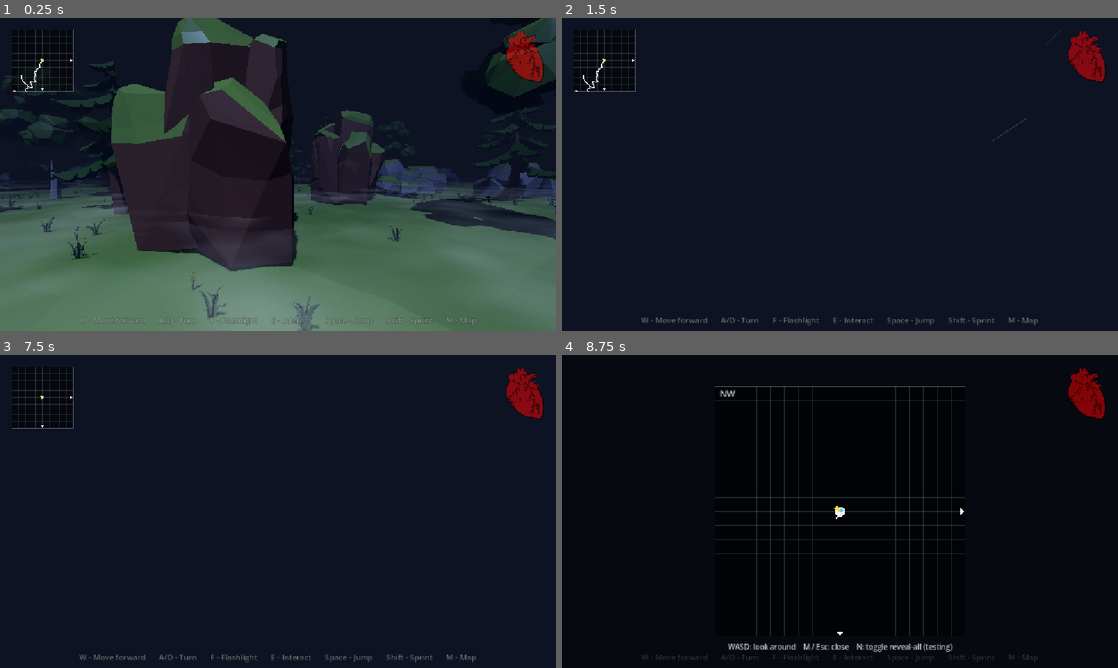
Above: before the commit, frames 1-4 (two rows, left to right).
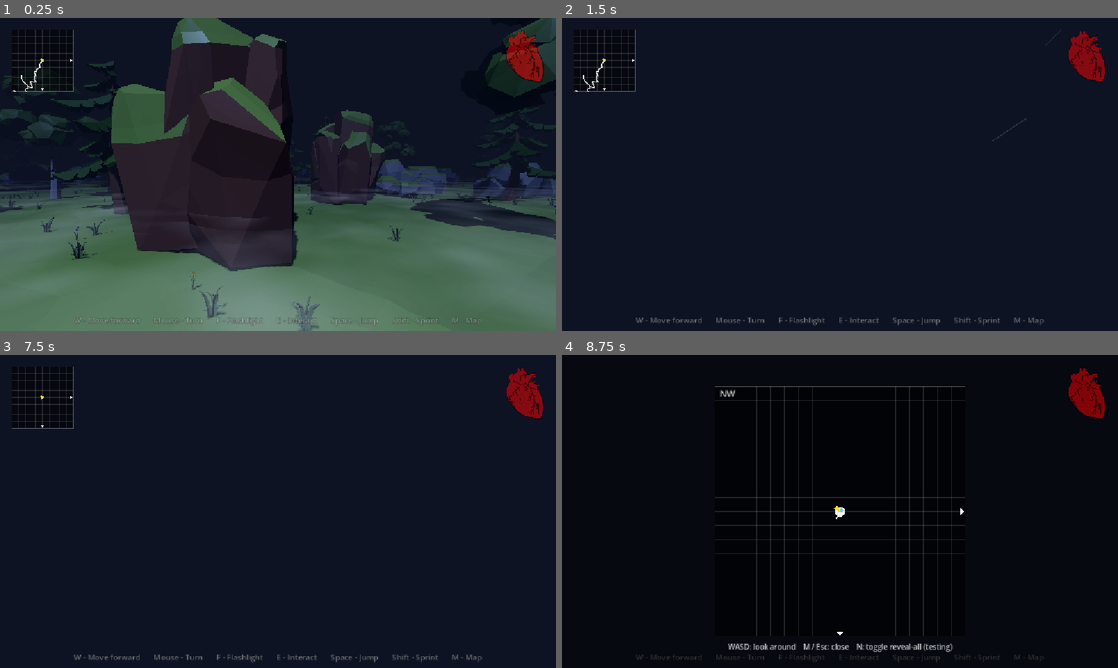
Above: after the commit, the same moments.

Repository: nglewis33/GodotWildJam
Game: Godot game, scene res://scenes/levels/test.tscn
Same seed, same stepped clock (60 frames per second), same inputs: the game is played once before the commit and once after it.
Inputs (mouse positions are in pixels of both pictures, inside the frame that each line leads up to):
- Up to frame 1 (0.25 s): no input
- Up to frame 2 (1.5 s): tap Enter at 0.5 s; move the mouse to (867, 174) at 0.52 s; hold W from 0.53 s (still down); tap Q at 0.6 s; tap Space at 0.77 s; move the mouse to (812, 174) at 1.27 s; tap R at 1.35 s
- Up to frame 3 (7.5 s): tap Space at 1.52, 2, 3.02, 3.5, 3.77, 4.52, 5, 6.02, 6.77 s; move the mouse to (289, 505) at 2.02 s; hold F 2.03-2.78 s; tap Enter at 2.75, 4.25, 5.85 s; move the mouse to (272, 517) at 2.77 s; tap Shift at 2.85 s; move the mouse to (316, 514) at 3.52 s; tap T at 3.6 s; move the mouse to (233, 508) at 4.27 s; tap Y at 4.35 s; move the mouse to (283, 511) at 5.02 s; tap E at 5.1 s; move the mouse to (255, 505) at 5.77 s; release W at 5.78 s; hold D 5.78-6.53 s; move the mouse to (305, 511) at 6.52 s; hold W from 6.53 s (still down); tap Keypad Enter at 6.6 s; move the mouse to (250, 511) at 7.27 s; tap N at 7.35 s
- Up to frame 4 (8.75 s): keep holding W; tap Space at 7.52 s; move the mouse to (851, 505) at 8.02 s; tap M at 8.1 s

The runs differ from the first frame. In frame 1, 0.2% of the frame differs, in the area x 13-87%, y 95-98%; in frame 2, 0.5%, in the area x 13-87%, y 95-99%; in frame 3, 0.5%; in frame 4, 0.2%.

Commit message:
Controls hint in main (flashlight reminder after the stranger), Mouse-turn text, ellipsis on cut-off sentences
Co-Authored-By: Claude Sonnet 5.5 <noreply@anthropic.com>
Claude-Session: https://claude.ai/code/session_013AyY7Mrk6f1mmX5utg9nye

Diff:
--- a/scenes/levels/main.tscn
+++ b/scenes/levels/main.tscn
@@ -44,6 +44,7 @@
 [ext_resource type="Script" uid="uid://dknynho8iifvt" path="res://scripts/signs/sign_spawner.gd" id="92_spawner"]
 [ext_resource type="PackedScene" uid="uid://bgs1sgv721ooy" path="res://scenes/signs/post_sign.tscn" id="93_sign"]
 
+[ext_resource type="Script" path="res://scripts/ui/controls_hint.gd" id="95_hints"]
 [sub_resource type="Resource" id="Resource_ff7wo"]
 script = ExtResource("6_0w447")
 scene = ExtResource("7_s3ppv")
@@ -243,7 +244,7 @@
 sign_scene = ExtResource("93_sign")
 auto_spawn = false
 
-[node name="Prologue" type="Node" parent="." unique_id=218706630 node_paths=PackedStringArray("camp", "player", "camera", "atmosphere", "scatter", "sign_spawner", "minimap")]
+[node name="Prologue" type="Node" parent="." unique_id=218706630 node_paths=PackedStringArray("camp", "player", "camera", "atmosphere", "scatter", "sign_spawner", "minimap", "controls_hint")]
 script = ExtResource("90_prologue")
 camp = NodePath("../CampSite")
 player = NodePath("../Player")
@@ -253,7 +254,12 @@
 sign_spawner = NodePath("../SignSpawner")
 sign_feature = SubResource("StartSign")
 minimap = NodePath("../Minimap")
+controls_hint = NodePath("../ControlsHint")
 loop_radius = 28.0
 fade_time = 2.2
 sign_view_height = 0.0
 sign_look_height = 0.0
+
+[node name="ControlsHint" type="CanvasLayer" parent="."]
+script = ExtResource("95_hints")
+hidden_at_start = Array[String](["F", "M"])
--- a/scripts/story/prologue.gd
+++ b/scripts/story/prologue.gd
@@ -15,6 +15,8 @@
 @export var sign_feature: SignFeature
 ## Hidden until the fog lifts.
 @export var minimap: CanvasLayer
+## Key reminders along the bottom; "F" is revealed when the flashlight is handed over.
+@export var controls_hint: ControlsHint
 
 @export_group("Fog")
 ## Pitch blackness at the start (higher = shorter sight).
@@ -241,6 +243,8 @@
 	# He hands over the flashlight.
 	if _flashlight:
 		_flashlight.call("set_locked", false)
+	if controls_hint:
+		controls_hint.set_hint_visible("F", true)
 	_show_hint("Press F to use the flashlight")
 	_set_player_input(true)
 	_waiting_for_sign = true
--- a/scripts/ui/controls_hint.gd
+++ b/scripts/ui/controls_hint.gd
@@ -6,9 +6,21 @@
 @export var font_size := 16
 @export var bottom_margin := 8.0
 @export var hints: Array[String] = [
-	"W - Move forward", "A/D - Turn", "F - Flashlight", "E - Interact",
+	"W - Move forward", "Mouse - Turn", "F - Flashlight", "E - Interact",
 	"Space - Jump", "Shift - Sprint", "M - Map",
 ]
+
+
+## Keys (the text before " - ") that start hidden; reveal with set_hint_visible().
+@export var hidden_at_start: Array[String] = []
+
+var _labels := {}
+
+
+## Shows or hides one reminder by its key, e.g. "F" or "M".
+func set_hint_visible(key: String, on: bool) -> void:
+	if _labels.has(key):
+		(_labels[key] as Label).visible = on
 
 
 func _ready() -> void:
@@ -32,4 +44,7 @@
 		l.add_theme_color_override("font_outline_color", Color.BLACK)
 		l.add_theme_constant_override("outline_size", 4)
 		row.add_child(l)
+		var key := h.split(" - ")[0]
+		_labels[key] = l
+		l.visible = not hidden_at_start.has(key)
 	add_child(row)
--- a/scripts/ui/dialogue_box.gd
+++ b/scripts/ui/dialogue_box.gd
@@ -31,6 +31,8 @@
 var _choices: Array = []
 var _choice_index := 0
 var _t := 0.0
+var _lh := 0.0
+var _ellipsis: Label
 
 
 func _init() -> void:
@@ -65,6 +67,13 @@
 	_label.add_theme_color_override("default_color", Color.WHITE)
 	_label.add_theme_font_size_override("normal_font_size", font_size)
 	_clip.add_child(_label)
+	# "..." after a sentence that is cut off at the end of a page.
+	_ellipsis = Label.new()
+	_ellipsis.text = "..."
+	_ellipsis.add_theme_font_size_override("font_size", font_size)
+	_ellipsis.add_theme_color_override("font_color", Color.WHITE)
+	_ellipsis.visible = false
+	_clip.add_child(_ellipsis)
 	# Bottom row: white down-pointing triangle with "E" next to it.
 	_arrow_row = HBoxContainer.new()
 	_arrow_row.alignment = BoxContainer.ALIGNMENT_CENTER
@@ -120,6 +129,7 @@
 	_label.text = text
 	_label.visible_characters = 0
 	_label.position.y = 0.0
+	_ellipsis.visible = false
 	_arrow_row.modulate.a = 0.0
 	_progress = 0.0
 	_total = text.length()
@@ -140,7 +150,9 @@
 		if last_line >= _line_count - 1:
 			await _advance
 			break
+		_show_ellipsis_if_cut(last_line)
 		await _advance
+		_ellipsis.visible = false
 		_mode = Mode.SCROLLING
 		_arrow_row.modulate.a = 0.0
 		await _scroll_to_line(last_line)
@@ -171,7 +183,22 @@
 	var lh := font_size * 1.5
 	if _line_count > 1:
 		lh = _label.get_line_offset(1) - _label.get_line_offset(0)
+	_lh = lh
 	_clip.custom_minimum_size.y = lh * visible_lines + 4.0
+
+
+func _show_ellipsis_if_cut(line: int) -> void:
+	var s := _line_starts[line]
+	var e := _line_end(line)
+	var shown := _label.text.substr(s, e - s).strip_edges(false, true)
+	if shown.is_empty() or shown[shown.length() - 1] in ".!?…\"')":
+		return
+	var font := _label.get_theme_font("normal_font")
+	var w := font.get_string_size(shown, HORIZONTAL_ALIGNMENT_LEFT, -1, font_size).x
+	# The page's last line is always the clip's bottom row once the text has scrolled.
+	var row := mini(line, visible_lines - 1) if line < visible_lines else visible_lines - 1
+	_ellipsis.position = Vector2(w + 1.0, row * _lh)
+	_ellipsis.visible = true
 
 
 func _line_end(line: int) -> int:
